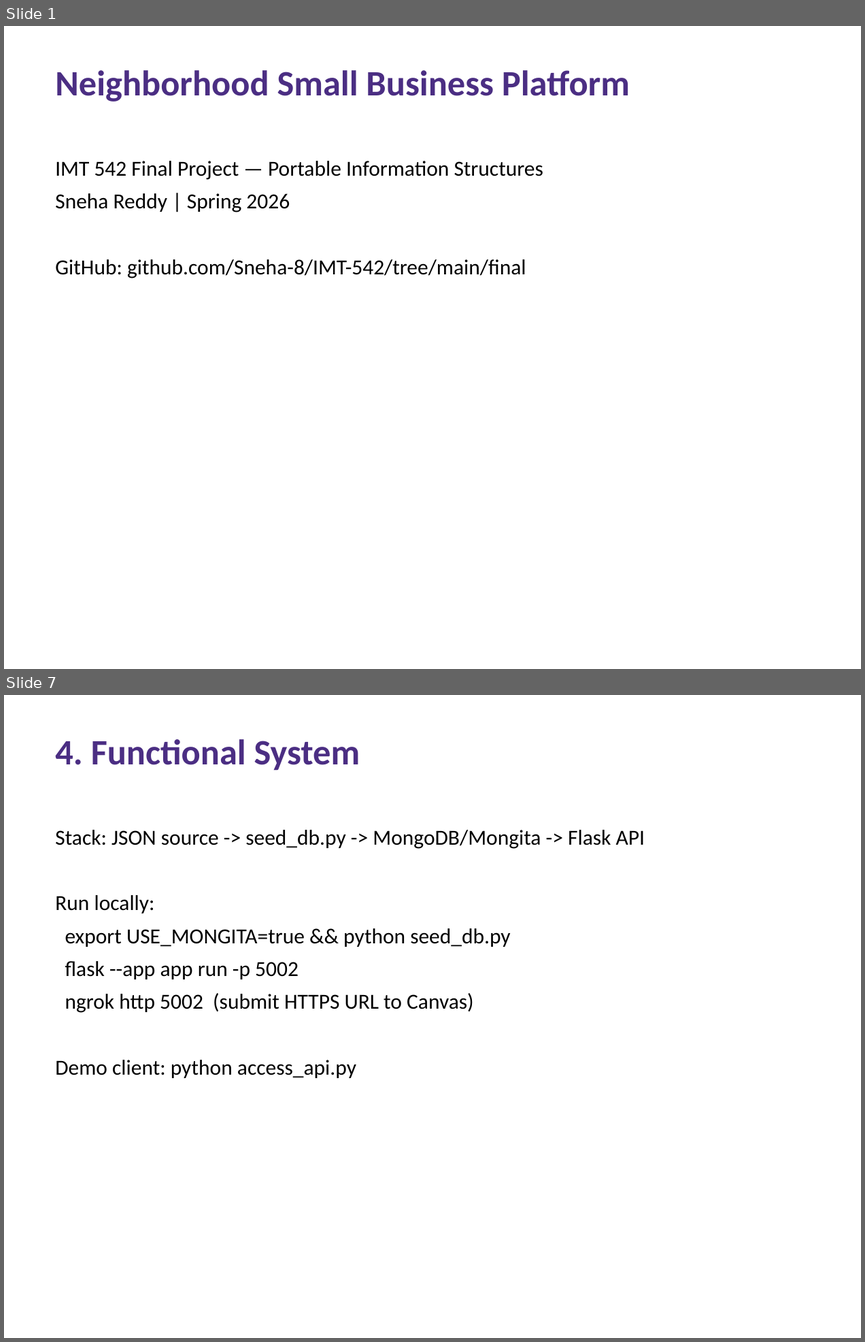
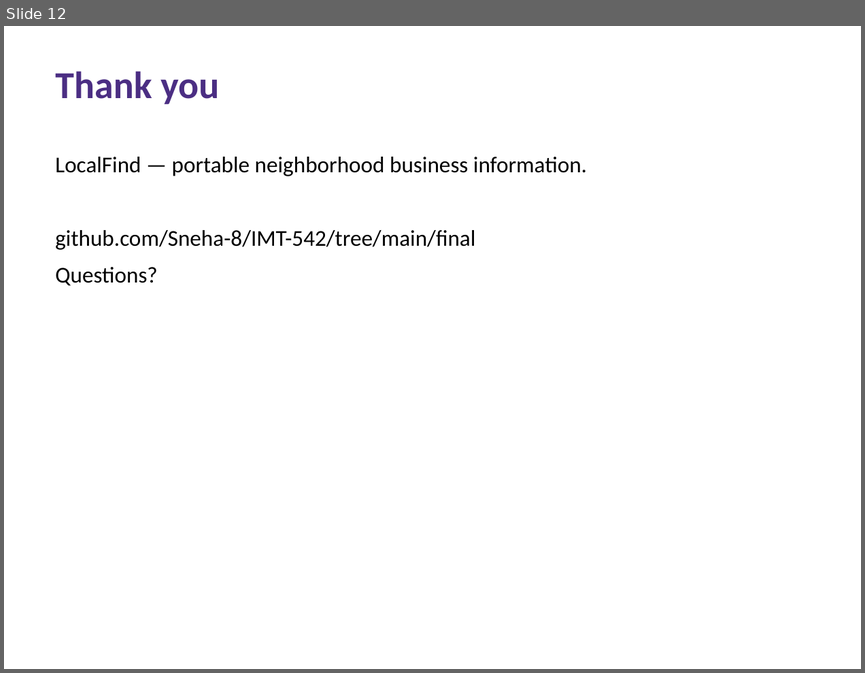
Before and after one commit to Sneha-8/IMT-542, a slide deck: final/presentation/IMT542_Final_Project.pptx. Shown one above the other, each under a label of ours: slides 1 and 7 before the commit, slide 12 after it; the slides between them are not shown. The pictures are 865x1342 and 865x673 pixels, drawn with LibreOffice and Linux fonts; fonts in the diff are those of the drawing. Boxes give left, top, right and bottom in pixels: in the first picture for what was removed or moved away, otherwise in the second. Text is boxed around its words. In the diff, an @@ line names an element or a change of style, - is before the commit and + after.

```diff
--- a/final/presentation/IMT542_Final_Project.pptx
+++ b/final/presentation/IMT542_Final_Project.pptx
@@ slide 7 removed at (4, 695, 861, 1338), background #FFFFFF @@
@@ text removed at (55, 739, 360, 770) @@
-4. Functional System
@@ text removed at (55, 830, 645, 1078) @@
-Stack: JSON source -> seed_db.py -> MongoDB/Mongita -> Flask API
-Run locally:
-export USE_MONGITA=true && python seed_db.py
-flask --app app run -p 5002
-ngrok http 5002 (submit HTTPS URL to Canvas)
-Demo client: python access_api.py
@@ what was slide 1 is now slide 12 @@
@@ slide 12 changed as well @@
@@ text at (55, 71, 219, 104): text changed; size 30 to 32 pt @@
-Neighborhood Small Business Platform
+Thank you
@@ text at (55, 157, 587, 286): text changed; size 18 to 19 pt @@
-IMT 542 Final Project — Portable Information Structures
-Sneha Reddy | Spring 2026
-GitHub: github.com/Sneha-8/IMT-542/tree/main/final
+LocalFind — portable neighborhood business information.
+github.com/Sneha-8/IMT-542/tree/main/final
+Questions?
```
Also in this commit, not shown: 11 slides added, 9 other slides removed, 4 other files.
